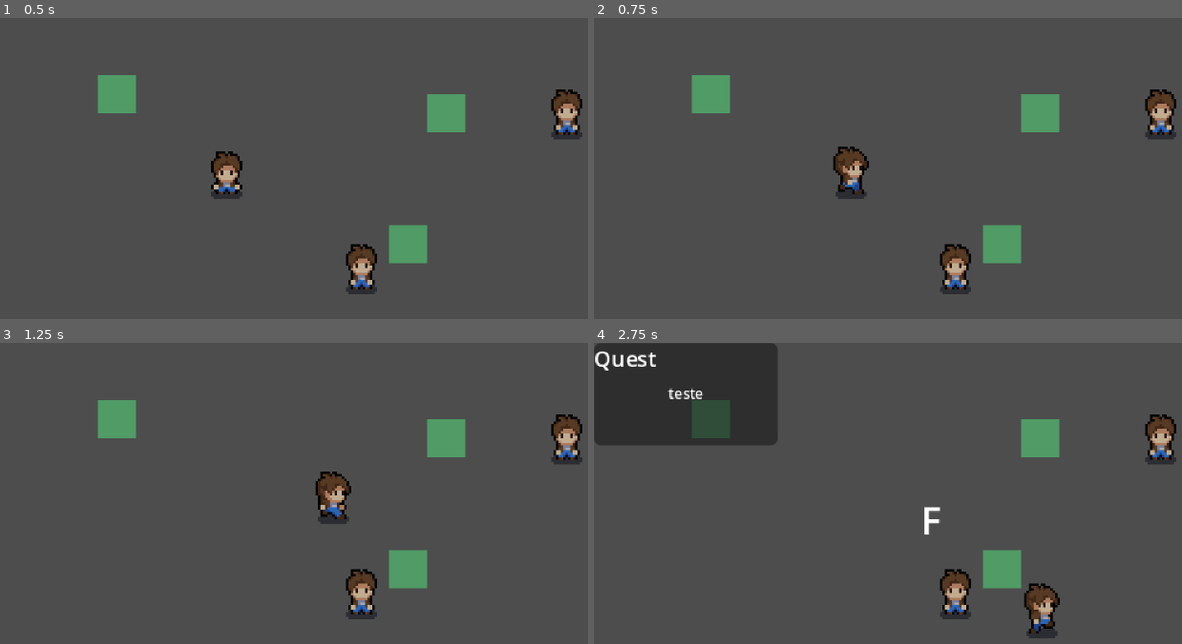
Above: before the commit, frames 1-4 (two rows, left to right).
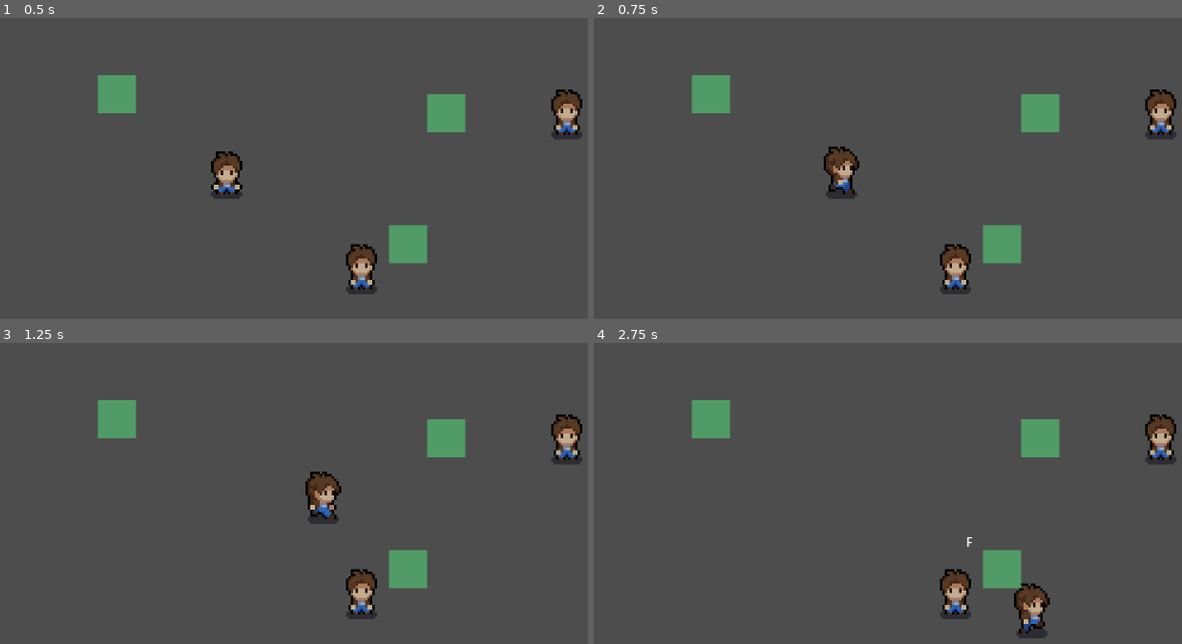
Above: after the commit, the same moments.

Repository: johanpq/game_godot
Game: Godot game, scene res://Scenario1/level_1.tscn
The game is run twice, just before and just after one commit, with the same random seed, the same clock (stepped at 60 frames per second) and the same inputs. The project has no main scene, so this scene is started directly.
Inputs:
- Up to frame 1 (0.5 s): no input
- Up to frame 2 (0.75 s): hold D (move_right) from 0.53 s (still down); tap F (get_item) at 0.6 s
- Up to frame 3 (1.25 s): keep holding D (move_right); tap I (mural_quests) at 0.8 s
- Up to frame 4 (2.75 s): release D (move_right) at 1.28 s; hold S (move_down) 1.28-2.03 s; tap I (mural_quests) at 1.35, 2.3 s; tap F (get_item) at 1.55, 2.1 s; hold D (move_right) from 2.03 s (still down)

Frame 1 is identical in both runs. In frame 2, 0.9% of the frame differs, in the area x 39-47%, y 42-61%; in frame 3, 0.9%; in frame 4, 11%, in the area x 0-80%, y 0-99%.

Commit message:
feat: added quests

Diff:
--- /dev/null
+++ b/KeyboardLabel/Label_keyboard.tscn
@@ -0,0 +1,13 @@
+[gd_scene load_steps=2 format=3 uid="uid://5ypvcel7aw54"]
+
+[ext_resource type="Script" uid="uid://dm62ecnojwmli" path="res://KeyboardLabel/scripts/label.gd" id="1_s7iiv"]
+
+[node name="LabelKeyboard" type="Node2D" node_paths=PackedStringArray("label_keyboard")]
+script = ExtResource("1_s7iiv")
+label_keyboard = NodePath("Label")
+
+[node name="Label" type="Label" parent="."]
+offset_right = 40.0
+offset_bottom = 23.0
+theme_override_font_sizes/font_size = 5
+text = "default"
--- /dev/null
+++ b/KeyboardLabel/scripts/label.gd
@@ -0,0 +1,8 @@
+extends Node2D
+class_name LabelKeyboard
+
+@export var label_keyboard: Label
+
+func setKeyboard(_keyboard: String):
+	var label = label_keyboard.get_node("Label") as Label
+	label.text = _keyboard
--- /dev/null
+++ b/QuestManager/quest_manager.gd
@@ -0,0 +1,11 @@
+# QuestManager.gd
+extends Node
+class_name QuestManager
+
+var missions_completed = {}
+
+func complete_mission(mission_name: String) -> void:
+	missions_completed[mission_name] = true
+
+func is_completed(mission_name: String) -> bool:
+	return missions_completed.has(mission_name) and missions_completed[mission_name]
--- /dev/null
+++ b/QuestManager/quest_manager.tscn
@@ -0,0 +1,3 @@
+[gd_scene format=3 uid="uid://b2kubvhxxqd2n"]
+
+[node name="QuestManager" type="Node2D"]
--- a/Scenario1/level_1.tscn
+++ b/Scenario1/level_1.tscn
@@ -1,10 +1,12 @@
-[gd_scene load_steps=4 format=3 uid="uid://cl0ppxua6y4b1"]
+[gd_scene load_steps=5 format=3 uid="uid://cl0ppxua6y4b1"]
 
+[ext_resource type="Script" uid="uid://bdfnj0ntsql3f" path="res://Scenario1/scripts/level_1.gd" id="1_14md5"]
 [ext_resource type="PackedScene" uid="uid://da6ycmw1bshin" path="res://character.tscn" id="1_fy4ne"]
 [ext_resource type="PackedScene" uid="uid://cicvfpmq5ime2" path="res://items/item.tscn" id="2_xsss1"]
-[ext_resource type="PackedScene" uid="uid://k00yvrjm63ux" path="res://quest/quests.tscn" id="3_xsss1"]
+[ext_resource type="PackedScene" uid="uid://k00yvrjm63ux" path="res://npc/npc.tscn" id="3_xsss1"]
 
 [node name="Level1" type="Node2D"]
+script = ExtResource("1_14md5")
 
 [node name="Quests" parent="." instance=ExtResource("3_xsss1")]
 
--- /dev/null
+++ b/Scenario1/scripts/level_1.gd
@@ -0,0 +1,26 @@
+extends Node2D
+
+var qntItems = 0
+var finished = false
+
+func _ready():
+	qntItems = get_tree().get_nodes_in_group("items").size()
+	add_to_group("level")
+
+func on_item_removed():
+	qntItems -= 1
+	#print("Quantidade restante:", qntItems)
+
+	if qntItems == 0:
+		#print("Todos os itens foram coletados!")
+		GlobalVariables.npc1_locked = true
+		GlobalVariables.mural1_completed = true
+
+func _process(_delta):
+	if finished:
+		return
+
+	var qnt_items = get_tree().get_nodes_in_group("items").size()
+	if qnt_items == 0:
+		on_item_removed()
+		finished = true
--- a/character/scripts/character.gd
+++ b/character/scripts/character.gd
@@ -1,56 +1,58 @@
 extends CharacterBody2D
+class_name PlayerCharacter  # nome da classe
 
 @export_category("Variables")
-@export var _move_speed: float = 64.0
-@export var _friction: float = 0.2 # Fricao para parar
-@export var _acceleration: float = 0.2 # Aceleracao
+@export var move_speed: float = 64.0
+@export var friction: float = 0.2
+@export var acceleration: float = 0.2
+
 @export_category("Objects")
-@export var _animation_tree: AnimationTree
+@export var animation_tree: AnimationTree
 
-var _state_machine
+# --- Variáveis internas ---
+var state_machine
 
 func _ready() -> void:
 	# Se não tiver atribuído no inspetor, pega pelo nome
-	if _animation_tree == null:
-		_animation_tree = $AnimationTree
+	if animation_tree == null:
+		animation_tree = $AnimationTree
 
-	if _animation_tree:
-		_state_machine = _animation_tree["parameters/playback"]
+	if animation_tree:
+		state_machine = animation_tree.get("parameters/playback")
 	else:
 		push_error("AnimationTree não encontrado!")
 
 func _physics_process(_delta: float) -> void:
-	_move()
+	_move(_delta)
 	_animate()
 	move_and_slide()
 
-func _move() -> void:
-	var _direction: Vector2 = Vector2(
+# --- Método de movimento ---
+func _move(_delta: float) -> void:
+	var direction = Vector2(
 		Input.get_axis("move_left", "move_right"),
 		Input.get_axis("move_up", "move_down")
 	)
-	if _direction != Vector2.ZERO: # Se for diferente de (0,0)
-		#interpolacao
-		velocity.x = lerp(velocity.x, _direction.normalized().x * _move_speed, _acceleration)
-		velocity.y = lerp(velocity.x, _direction.normalized().x * _move_speed, _acceleration)
 
-	velocity.x = lerp(velocity.x, _direction.normalized().x * _move_speed, _friction)
-	velocity.y = lerp(velocity.x, _direction.normalized().x * _move_speed, _friction)
+	if direction != Vector2.ZERO:
+		var normalized_dir = direction.normalized()
 
-	velocity = _direction.normalized() * _move_speed
+		velocity.x = lerp(velocity.x, normalized_dir.x * move_speed, acceleration)
+		velocity.y = lerp(velocity.y, normalized_dir.y * move_speed, acceleration)
 
-	if _direction != Vector2.ZERO:
-		_animation_tree["parameters/idle/blend_position"] = _direction
-		_animation_tree["parameters/walk/blend_position"] = _direction
+		if animation_tree:
+			animation_tree["parameters/idle/blend_position"] = normalized_dir
+			animation_tree["parameters/walk/blend_position"] = normalized_dir
+	else:
+		velocity.x = lerp(velocity.x, 0.0, friction)
+		velocity.y = lerp(velocity.y, 0.0, friction)
 
-		velocity.x = lerp(velocity.x, _direction.normalized().x * _move_speed, _acceleration)
-		velocity.y = lerp(velocity.y, _direction.normalized().y * _move_speed, _acceleration)
+# --- Método de animação ---
+func _animate() -> void:
+	if state_machine == null:
+		return
+
+	if velocity.length() > 10:
+		state_machine.travel("walk")
 	else:
-		velocity.x = lerp(velocity.x, 0.0, _friction)
-		velocity.y = lerp(velocity.y, 0.0, _friction)
-
-func _animate() -> void:
-	if velocity.length() > 10:
-		_state_machine.travel("walk")
-	else:
-		_state_machine.travel("idle")
+		state_machine.travel("idle")
--- /dev/null
+++ b/globalVariables.gd
@@ -0,0 +1,6 @@
+# Global.gd
+extends Node
+
+var npc1_locked = false # trava quando completado
+var npc2_locked = false      # trava se missao 1 nao for completada
+var mural1_completed = false   # missão 1 completada
--- a/items/item.tscn
+++ b/items/item.tscn
@@ -1,7 +1,8 @@
-[gd_scene load_steps=4 format=3 uid="uid://cicvfpmq5ime2"]
+[gd_scene load_steps=5 format=3 uid="uid://cicvfpmq5ime2"]
 
 [ext_resource type="Script" uid="uid://bvolp5rut4seb" path="res://items/script/item.gd" id="1_buahv"]
 [ext_resource type="Texture2D" uid="uid://73v5jasxpxof" path="res://terrain/assets/interior/grass.png" id="1_pxpuq"]
+[ext_resource type="PackedScene" uid="uid://5ypvcel7aw54" path="res://KeyboardLabel/Label_keyboard.tscn" id="3_k7rtb"]
 
 [sub_resource type="RectangleShape2D" id="RectangleShape2D_buahv"]
 size = Vector2(30, 23)
@@ -21,13 +22,8 @@
 position = Vector2(49, 31.5)
 shape = SubResource("RectangleShape2D_buahv")
 
-[node name="Label" type="Label" parent="Area2D"]
-visible = false
-offset_right = 40.0
-offset_bottom = 23.0
-text = "F"
-horizontal_alignment = 1
-vertical_alignment = 1
+[node name="LabelKeyboard" parent="Area2D" instance=ExtResource("3_k7rtb")]
+position = Vector2(34, 17)
 
 [connection signal="body_entered" from="Area2D" to="." method="_on_area_2d_body_entered"]
 [connection signal="body_exited" from="Area2D" to="." method="_on_area_2d_body_exited"]
--- a/items/script/item.gd
+++ b/items/script/item.gd
@@ -1,15 +1,25 @@
 extends Node2D
+class_name Item  # nome da classe
 
-@onready var label_hint = $Area2D/Label
+@onready var label_hint: Label = $Area2D/LabelKeyboard/Label
 var player_inside = false
+
+func addItem():
+	add_to_group(("items"))
+
+func remoteItem():
+	queue_free()  # remove o item da cena
+	get_tree().call_group("level", "on_item_removed")
 
 func _ready():
 	# garante que o label começa invisível
+	addItem()
 	label_hint.visible = false
 
 func _on_area_2d_body_entered(_body: Node) -> void:
 	# verifica se o corpo entrou
 		player_inside = true
+		label_hint.text = "F"
 		label_hint.visible = true
 
 func _on_area_2d_body_exited(_body: Node) -> void:
@@ -19,5 +29,4 @@
 
 func _physics_process(_delta: float) -> void:
 	if player_inside and Input.is_action_just_pressed("get_item"):
-		#print("Pegou o item!")
-		queue_free()  # remove o item da cena
+		remoteItem()
--- /dev/null
+++ b/npc/npc.tscn
@@ -0,0 +1,137 @@
+[gd_scene load_steps=7 format=3 uid="uid://k00yvrjm63ux"]
+
+[ext_resource type="Script" uid="uid://d28bxv4mt727f" path="res://npc/script/npc_base.gd" id="1_66myh"]
+[ext_resource type="Texture2D" uid="uid://drrcxl6nb0b1n" path="res://character/assets/player.png" id="1_uh8jx"]
+[ext_resource type="Script" uid="uid://dfeplyknbkavv" path="res://npc/script/npc_1.gd" id="2_3i1kj"]
+[ext_resource type="PackedScene" uid="uid://5ypvcel7aw54" path="res://KeyboardLabel/Label_keyboard.tscn" id="4_ldo70"]
+[ext_resource type="Script" uid="uid://bkgflp00eymwt" path="res://npc/script/npc_2.gd" id="4_o6cys"]
+
+[sub_resource type="RectangleShape2D" id="RectangleShape2D_66myh"]
+
+[node name="NPC" type="Node2D" node_paths=PackedStringArray("labelKeyboard", "mural_npc1", "mural_npc2", "painel_label_warning", "label_warning_title", "label_warning_text")]
+script = ExtResource("1_66myh")
+labelKeyboard = NodePath("LabelKeyboard")
+mural_npc1 = NodePath("NPC1/Area2D/CanvasLayer/PanelContainer")
+mural_npc2 = NodePath("NPC2/Area2D/CanvasLayer/PanelContainer")
+painel_label_warning = NodePath("Warning/CanvasLayer/PanelContainer")
+label_warning_title = NodePath("Warning/CanvasLayer/PanelContainer/RichTextLabel")
+label_warning_text = NodePath("Warning/CanvasLayer/PanelContainer/RichTextLabel2")
+
+[node name="LabelKeyboard" parent="." instance=ExtResource("4_ldo70")]
+visible = false
+
+[node name="NPC1" type="Node2D" parent="." node_paths=PackedStringArray("labelKeyboard", "mural_npc1", "mural_npc2", "painel_label_warning", "label_warning_title", "label_warning_text")]
+script = ExtResource("2_3i1kj")
+labelKeyboard = NodePath("Area2D/LabelKeyboard")
+mural_npc1 = NodePath("Area2D/CanvasLayer/PanelContainer")
+mural_npc2 = NodePath("../NPC2/Area2D/CanvasLayer/PanelContainer")
+painel_label_warning = NodePath("../Warning/CanvasLayer/PanelContainer")
+label_warning_title = NodePath("../Warning/CanvasLayer/PanelContainer/RichTextLabel")
+label_warning_text = NodePath("../Warning/CanvasLayer/PanelContainer/RichTextLabel2")
+
+[node name="Area2D" type="Area2D" parent="NPC1"]
+
+[node name="GetItemsNpc" type="Sprite2D" parent="NPC1/Area2D"]
+position = Vector2(237, 32)
+texture = ExtResource("1_uh8jx")
+hframes = 6
+vframes = 10
+
+[node name="CollisionShape2D" type="CollisionShape2D" parent="NPC1/Area2D"]
+position = Vector2(237, 39)
+shape = SubResource("RectangleShape2D_66myh")
+
+[node name="LabelKeyboard" parent="NPC1/Area2D" instance=ExtResource("4_ldo70")]
+visible = false
+position = Vector2(225, 25)
+
+[node name="CanvasLayer" type="CanvasLayer" parent="NPC1/Area2D"]
+
+[node name="PanelContainer" type="PanelContainer" parent="NPC1/Area2D/CanvasLayer"]
+visible = false
+offset_right = 77.0
+offset_bottom = 43.0
+
+[node name="RichTextLabel" type="RichTextLabel" parent="NPC1/Area2D/CanvasLayer/PanelContainer"]
+layout_mode = 2
+theme_override_font_sizes/normal_font_size = 9
+text = "Quest"
+
+[node name="RichTextLabel2" type="RichTextLabel" parent="NPC1/Area2D/CanvasLayer/PanelContainer"]
+layout_mode = 2
+theme_override_font_sizes/normal_font_size = 6
+text = "Apanhe o lixo"
+horizontal_alignment = 1
+vertical_alignment = 1
+
+[node name="NPC2" type="Node2D" parent="." node_paths=PackedStringArray("labelKeyboard", "mural_npc1", "mural_npc2", "painel_label_warning", "label_warning_title", "label_warning_text")]
+position = Vector2(-86, 65)
+script = ExtResource("4_o6cys")
+labelKeyboard = NodePath("Area2D/LabelKeyboard")
+mural_npc1 = NodePath("../NPC1/Area2D/CanvasLayer/PanelContainer")
+mural_npc2 = NodePath("Area2D/CanvasLayer/PanelContainer")
+painel_label_warning = NodePath("../Warning/CanvasLayer/PanelContainer")
+label_warning_title = NodePath("../Warning/CanvasLayer/PanelContainer/RichTextLabel")
+label_warning_text = NodePath("../Warning/CanvasLayer/PanelContainer/RichTextLabel2")
+
+[node name="Area2D" type="Area2D" parent="NPC2"]
+
+[node name="GetItemsNpc" type="Sprite2D" parent="NPC2/Area2D"]
+position = Vector2(237, 32)
+texture = ExtResource("1_uh8jx")
+hframes = 6
+vframes = 10
+
+[node name="CollisionShape2D" type="CollisionShape2D" parent="NPC2/Area2D"]
+position = Vector2(237, 39)
+shape = SubResource("RectangleShape2D_66myh")
+
+[node name="LabelKeyboard" parent="NPC2/Area2D" instance=ExtResource("4_ldo70")]
+visible = false
+position = Vector2(224, 23)
+
+[node name="CanvasLayer" type="CanvasLayer" parent="NPC2/Area2D"]
+
+[node name="PanelContainer" type="PanelContainer" parent="NPC2/Area2D/CanvasLayer"]
+visible = false
+offset_right = 77.0
+offset_bottom = 43.0
+
+[node name="RichTextLabel" type="RichTextLabel" parent="NPC2/Area2D/CanvasLayer/PanelContainer"]
+layout_mode = 2
+theme_override_font_sizes/normal_font_size = 9
+text = "Quest"
+
+[node name="RichTextLabel2" type="RichTextLabel" parent="NPC2/Area2D/CanvasLayer/PanelContainer"]
+layout_mode = 2
+theme_override_font_sizes/normal_font_size = 6
+text = "teste"
+horizontal_alignment = 1
+vertical_alignment = 1
+
+[node name="Warning" type="Node2D" parent="."]
+position = Vector2(-86, 65)
+
+[node name="CanvasLayer" type="CanvasLayer" parent="Warning"]
+
+[node name="PanelContainer" type="PanelContainer" parent="Warning/CanvasLayer"]
+visible = false
+offset_right = 77.0
+offset_bottom = 43.0
+
+[node name="RichTextLabel" type="RichTextLabel" parent="Warning/CanvasLayer/PanelContainer"]
+layout_mode = 2
+theme_override_font_sizes/normal_font_size = 9
+text = "Quest"
+
+[node name="RichTextLabel2" type="RichTextLabel" parent="Warning/CanvasLayer/PanelContainer"]
+layout_mode = 2
+theme_override_font_sizes/normal_font_size = 6
+text = "teste"
+horizontal_alignment = 1
+vertical_alignment = 1
+
+[connection signal="body_entered" from="NPC1/Area2D" to="NPC1" method="_on_area_2d_body_entered"]
+[connection signal="body_exited" from="NPC1/Area2D" to="NPC1" method="_on_area_2d_body_exited"]
+[connection signal="body_entered" from="NPC2/Area2D" to="NPC2" method="_on_area_2d_body_entered"]
+[connection signal="body_exited" from="NPC2/Area2D" to="NPC2" method="_on_area_2d_body_exited"]
--- /dev/null
+++ b/npc/script/npc_1.gd
@@ -0,0 +1,25 @@
+extends NPCBase
+
+var player_inside := false
+
+func _ready() -> void:
+	player_inside = false
+
+func _on_area_2d_body_entered(_body: Node2D) -> void:
+	player_inside = true
+	if player_inside:
+		playerEnteredArea()
+
+func _on_area_2d_body_exited(_body: Node2D) -> void:
+	player_inside = false
+	if !player_inside:
+		playerGotOutArea()
+		mural_npc1.visible = false
+		painel_label_warning.visible = false
+
+func _process(_delta: float) -> void:
+	if player_inside and Input.is_action_just_pressed("mural_quests"):
+		if GlobalVariables.mural1_completed:
+			warning("Parabens!", "Voce completou o objetivo!")
+			return
+		mural("npc1")
--- /dev/null
+++ b/npc/script/npc_2.gd
@@ -0,0 +1,25 @@
+extends NPCBase
+
+var player_inside := false
+
+func _ready() -> void:
+	player_inside = false
+
+func _on_area_2d_body_entered(_body: Node2D) -> void:
+	player_inside = true
+	if player_inside:
+		playerEnteredArea()
+
+func _on_area_2d_body_exited(_body: Node2D) -> void:
+	player_inside = false
+	if !player_inside:
+		playerGotOutArea()
+		mural_npc2.visible = false
+		painel_label_warning.visible = false
+
+func _process(_delta: float) -> void:
+	if player_inside and Input.is_action_just_pressed("mural_quests"):
+		if !GlobalVariables.mural1_completed:
+			warning("Ops", "Necesario completar missao 1")
+			return
+		mural("npc2")
--- /dev/null
+++ b/npc/script/npc_base.gd
@@ -0,0 +1,55 @@
+extends Node2D
+class_name NPCBase
+
+# classe, por ter ja o node2d herdado nao e possivel herdar essa classe por extends´
+@export var LabelKeyboardClass: LabelKeyboard
+
+@export var labelKeyboard: Node2D
+@export var mural_npc1: PanelContainer
+@export var mural_npc2: PanelContainer
+@export var painel_label_warning: PanelContainer
+@export var label_warning_title: RichTextLabel
+@export var label_warning_text: RichTextLabel
+var mural_open := false
+var current_mural: PanelContainer = null
+
+func _ready() -> void:
+	var label_keyboard = labelKeyboard.get_node("Label") as Label
+	labelKeyboard.visible = false
+
+func open_label_keyboard(_keyboard: String):
+	var label_keyboard = labelKeyboard.get_node("Label") as Label
+	labelKeyboard.visible = true
+	label_keyboard.text = _keyboard
+
+func close_label_keyboard():
+	var label_keyboard = labelKeyboard.get_node("Label") as Label
+	labelKeyboard.visible = false
+
+func mural(which: String):
+	if which == "npc1":
+		if mural_npc1.visible:
+			mural_npc1.visible = false
+		else:
+			mural_npc1.visible = true
+
+	if which == "npc2":
+		if mural_npc2.visible:
+			mural_npc2.visible = false
+		else:
+			mural_npc2.visible = true
+
+
+func warning(title: String, text: String):
+	if painel_label_warning.visible:
+		painel_label_warning.visible = false
+	else:
+		label_warning_title.text = title
+		label_warning_text.text = text
+		painel_label_warning.visible = true
+
+func playerEnteredArea():
+	open_label_keyboard("i")
+
+func playerGotOutArea():
+	close_label_keyboard()
--- a/project.godot
+++ b/project.godot
@@ -12,6 +12,10 @@
 
 config/name="game"
 config/features=PackedStringArray("4.4", "GL Compatibility")
+
+[autoload]
+
+GlobalVariables="*res://globalVariables.gd"
 
 [display]
 
--- a/quest/quests.tscn
+++ /dev/null
@@ -1,88 +0,0 @@
-[gd_scene load_steps=4 format=3 uid="uid://k00yvrjm63ux"]
-
-[ext_resource type="Script" uid="uid://d28bxv4mt727f" path="res://quest/script/quest.gd" id="1_66myh"]
-[ext_resource type="Texture2D" uid="uid://drrcxl6nb0b1n" path="res://character/assets/player.png" id="1_uh8jx"]
-
-[sub_resource type="RectangleShape2D" id="RectangleShape2D_66myh"]
-
-[node name="Quests" type="Node2D"]
-script = ExtResource("1_66myh")
-
-[node name="NPC1" type="Node2D" parent="."]
-
-[node name="Area2D" type="Area2D" parent="NPC1"]
-
-[node name="GetItemsNpc" type="Sprite2D" parent="NPC1/Area2D"]
-position = Vector2(237, 32)
-texture = ExtResource("1_uh8jx")
-hframes = 6
-vframes = 10
-
-[node name="CollisionShape2D" type="CollisionShape2D" parent="NPC1/Area2D"]
-position = Vector2(237, 39)
-shape = SubResource("RectangleShape2D_66myh")
-
-[node name="CanvasLayer" type="CanvasLayer" parent="NPC1"]
-
-[node name="PanelContainer" type="PanelContainer" parent="NPC1/CanvasLayer"]
-offset_right = 77.0
-offset_bottom = 43.0
-
-[node name="RichTextLabel" type="RichTextLabel" parent="NPC1/CanvasLayer/PanelContainer"]
-layout_mode = 2
-theme_override_font_sizes/normal_font_size = 9
-text = "Quest"
-
-[node name="RichTextLabel2" type="RichTextLabel" parent="NPC1/CanvasLayer/PanelContainer"]
-layout_mode = 2
-theme_override_font_sizes/normal_font_size = 6
-text = "Apanhe o lixo"
-horizontal_alignment = 1
-vertical_alignment = 1
-
-[node name="NPC2" type="Node2D" parent="."]
-position = Vector2(-86, 65)
-
-[node name="Area2D" type="Area2D" parent="NPC2"]
-
-[node name="GetItemsNpc" type="Sprite2D" parent="NPC2/Area2D"]
-position = Vector2(237, 32)
-texture = ExtResource("1_uh8jx")
-hframes = 6
-vframes = 10
-
-[node name="CollisionShape2D" type="CollisionShape2D" parent="NPC2/Area2D"]
-position = Vector2(237, 39)
-shape = SubResource("RectangleShape2D_66myh")
-
-[node name="CanvasLayer" type="CanvasLayer" parent="NPC2"]
-
-[node name="PanelContainer" type="PanelContainer" parent="NPC2/CanvasLayer"]
-visible = false
-offset_right = 77.0
-offset_bottom = 43.0
-
-[node name="RichTextLabel" type="RichTextLabel" parent="NPC2/CanvasLayer/PanelContainer"]
-layout_mode = 2
-theme_override_font_sizes/normal_font_size = 9
-text = "Quest"
-
-[node name="RichTextLabel2" type="RichTextLabel" parent="NPC2/CanvasLayer/PanelContainer"]
-layout_mode = 2
-theme_override_font_sizes/normal_font_size = 6
-text = "teste"
-horizontal_alignment = 1
-vertical_alignment = 1
-
-[node name="Label" type="Label" parent="."]
-visible = false
-offset_right = 40.0
-offset_bottom = 23.0
-text = "I"
-horizontal_alignment = 1
-vertical_alignment = 1
-
-[connection signal="body_entered" from="NPC1/Area2D" to="." method="_on_area_npc1_body_entered"]
-[connection signal="body_exited" from="NPC1/Area2D" to="." method="_on_area_npc1_body_exited"]
-[connection signal="body_entered" from="NPC2/Area2D" to="." method="_on_area_npc2_body_entered"]
-[connection signal="body_exited" from="NPC2/Area2D" to="." method="_on_area_npc2_body_exited"]
--- a/quest/script/quest.gd
+++ /dev/null
@@ -1,46 +0,0 @@
-extends Node2D
-
-@onready var label_npc1 = $Label
-@onready var mural1 = $NPC1/CanvasLayer/PanelContainer
-@onready var mural2 = $NPC2/CanvasLayer/PanelContainer
-
-var player_inside = false
-var mural_open = false
-var current_mural: Node = null  # mural do NPC atual
-
-func _ready():
-	label_npc1.visible = false
-	mural1.visible = false
-	mural2.visible = false
-# deve ser o mesmo nome da funcao ao aplicar o sinal(function)
-func _on_area_npc1_body_entered(_body: Node) -> void:
-	player_inside = true
-	label_npc1.visible = true
-	current_mural = mural1
-
-func _on_area_npc1_body_exited(_body: Node) -> void:
-	player_inside = false
-	label_npc1.visible = false
-	current_mural = null
-
-func _on_area_npc2_body_entered(_body: Node) -> void:
-	player_inside = true
-	label_npc1.visible = true
-	current_mural = mural2
-
-func _on_area_npc2_body_exited(_body: Node) -> void:
-	player_inside = false
-	label_npc1.visible = false
-	current_mural = null
-
-func _physics_process(_delta: float) -> void:
-	if player_inside and Input.is_action_just_pressed("mural_quests") and current_mural:
-		mural_open = not mural_open
-
-		# Fecha todos os murais primeiro
-		mural1.visible = false
-		mural2.visible = false
-
-		# Abre só o mural atual
-		if mural_open:
-			current_mural.visible = true
Not shown, added: KeyboardLabel/scripts/label.gd.uid
Not shown, added: QuestManager/quest_manager.gd.uid
Not shown, added: Scenario1/scripts/level_1.gd.uid
Not shown, added: globalVariables.gd.uid
Not shown, added: npc/script/npc_1.gd.uid
Not shown, added: npc/script/npc_2.gd.uid
Renamed: quest/script/quest.gd.uid -> npc/script/npc_base.gd.uid
